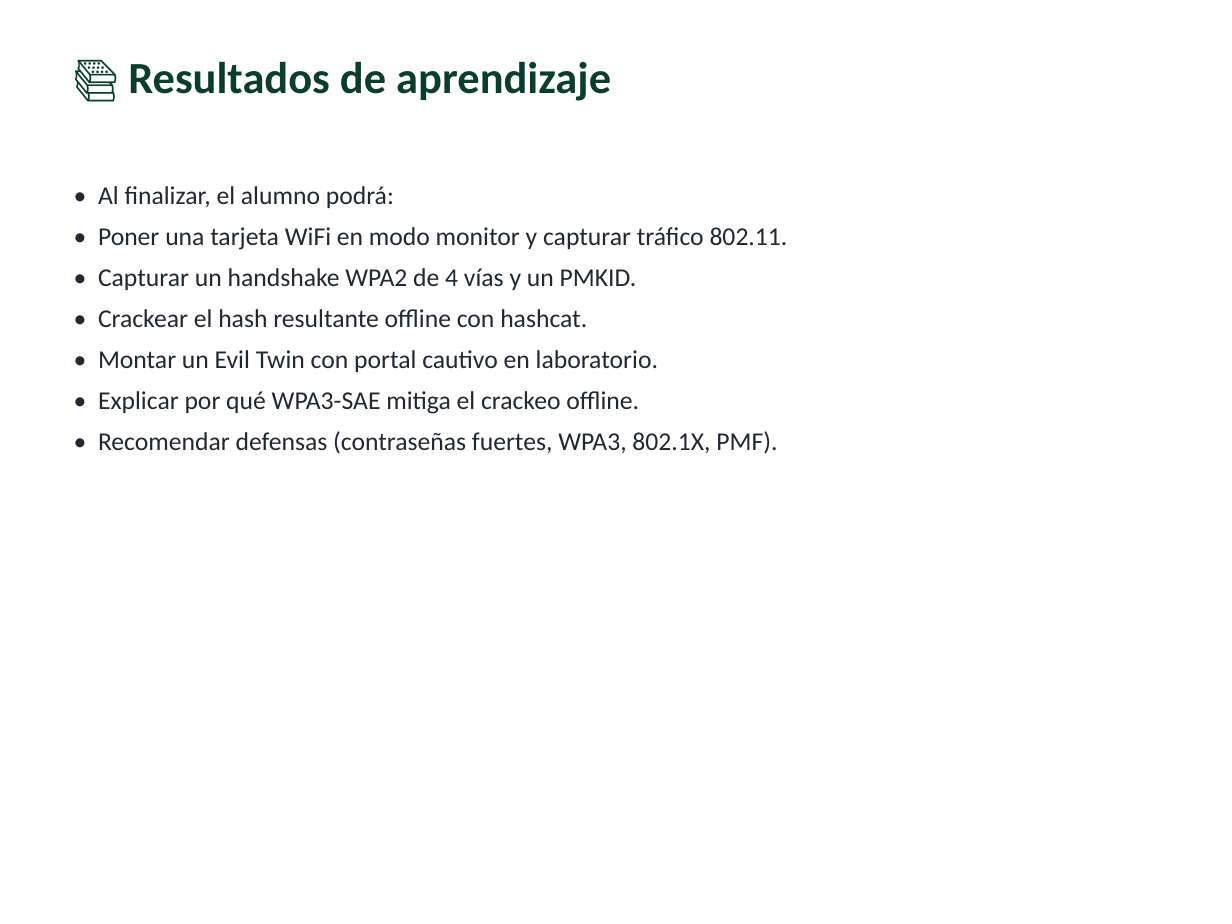
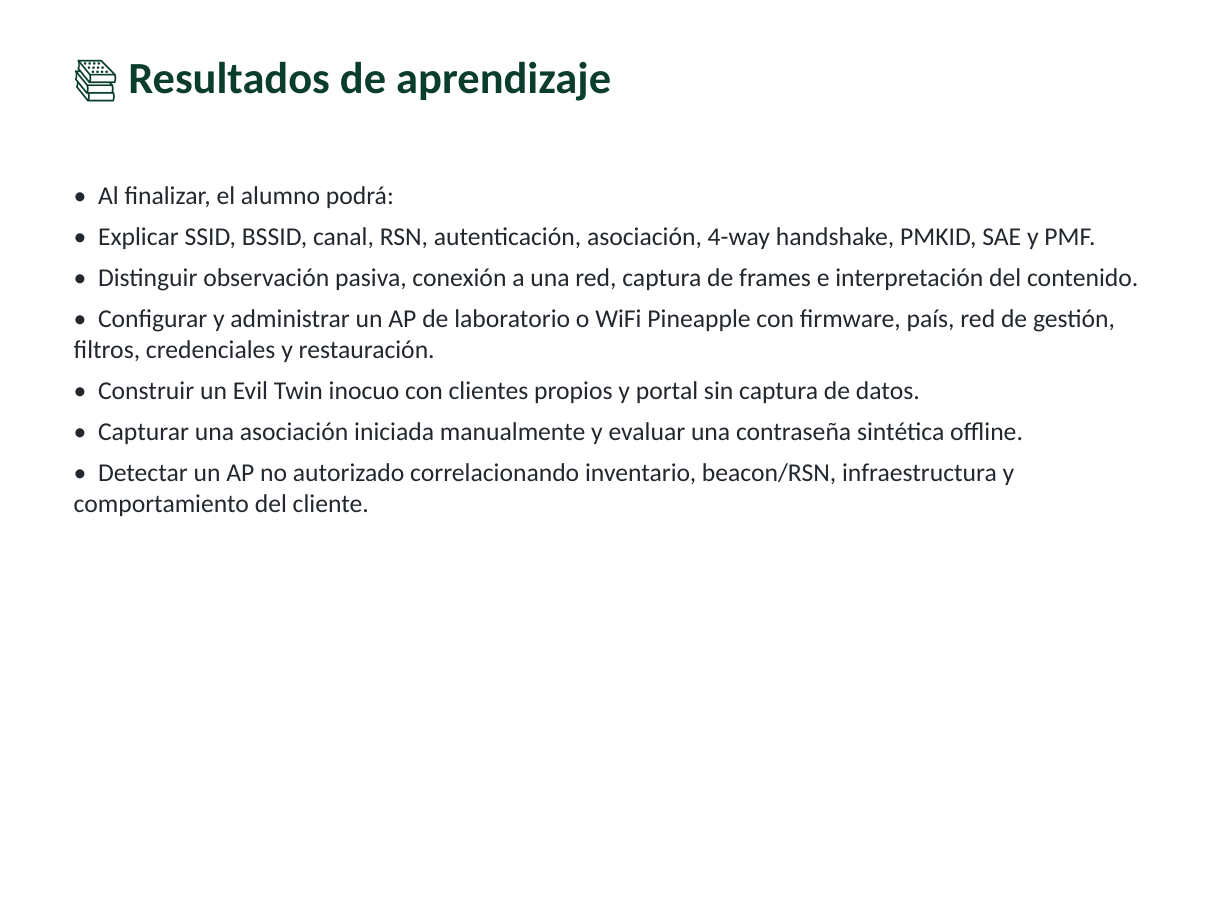
Before and after one commit to vladimiracunadev-create/modern-cybersecurity-program, a slide deck: slide 3 of classes/parte-13-seguridad-movil-iot-e-inalambrica/272-ataques-wifi-avanzados-evil-twin-y-pmkid/clase-272-presentacion.pptx. Drawn at 1232x924 pixels with LibreOffice and Linux fonts; fonts in the diff are those of the drawing. Boxes give left, top, right and bottom in pixels: in the first picture for what was removed or moved away, otherwise in the second. Text is boxed around its words. In the diff, an @@ line names an element or a change of style, - is before the commit and + after.

```diff
--- a/classes/parte-13-seguridad-movil-iot-e-inalambrica/272-ataques-wifi-avanzados-evil-twin-y-pmkid/clase-272-presentacion.pptx
+++ b/classes/parte-13-seguridad-movil-iot-e-inalambrica/272-ataques-wifi-avanzados-evil-twin-y-pmkid/clase-272-presentacion.pptx
@@ text at (74, 227, 1138, 516): text changed @@
-• Poner una tarjeta WiFi en modo monitor y capturar tráfico 802.11.
-• Capturar un handshake WPA2 de 4 vías y un PMKID.
-• Crackear el hash resultante offline con hashcat.
-• Montar un Evil Twin con portal cautivo en laboratorio.
-• Explicar por qué WPA3-SAE mitiga el crackeo offline.
-• Recomendar defensas (contraseñas fuertes, WPA3, 802.1X, PMF).
+• Explicar SSID, BSSID, canal, RSN, autenticación, asociación, 4-way handshake, PMKID, SAE y PMF.
+• Distinguir observación pasiva, conexión a una red, captura de frames e interpretación del contenido.
+• Configurar y administrar un AP de laboratorio o WiFi Pineapple con firmware, país, red de gestión, filtros, credenciales y restauración.
+• Construir un Evil Twin inocuo con clientes propios y portal sin captura de datos.
+• Capturar una asociación iniciada manualmente y evaluar una contraseña sintética offline.
+• Detectar un AP no autorizado correlacionando inventario, beacon/RSN, infraestructura y comportamiento del cliente.
```
Also in this commit, not shown: 8 other slides changed, 8 slides added, 7 slides removed, 27 other files.
